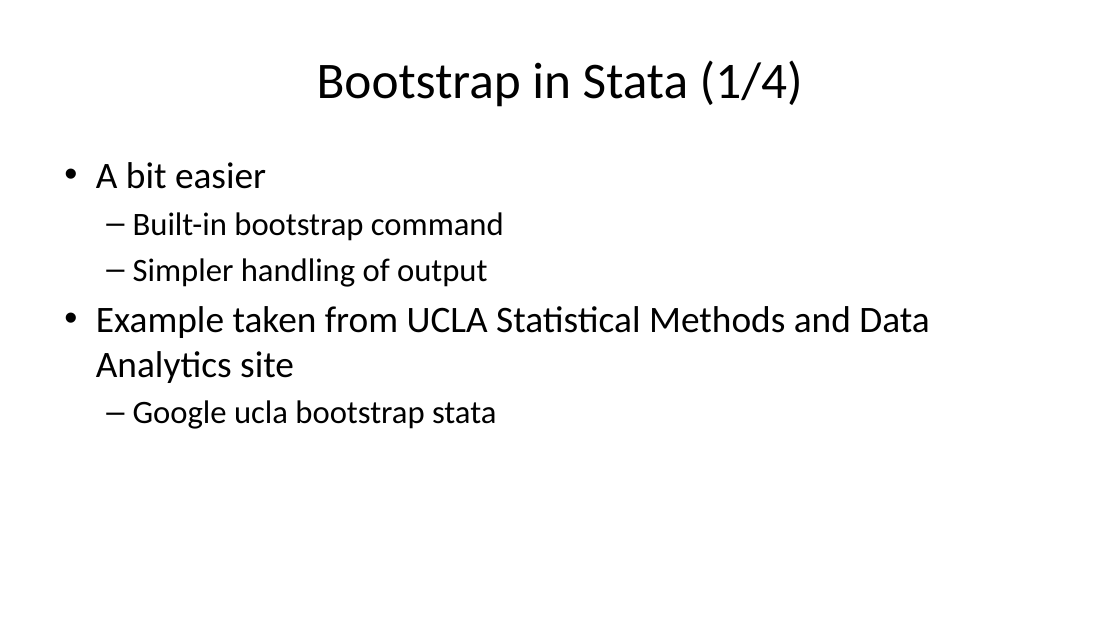
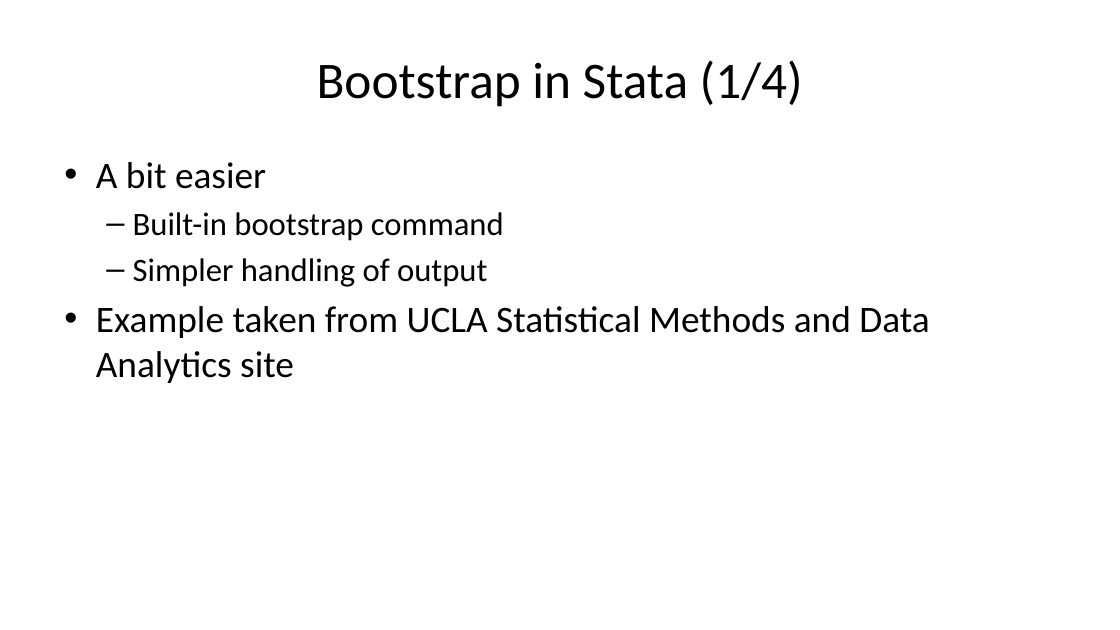
Before and after one commit to pmean/papers-and-presentations, a slide deck: slide 56 of bootstrap/src/bootstrap-slides.pptx (slide 55 before the commit). Drawn at 1120x630 pixels with LibreOffice and Linux fonts; fonts in the diff are those of the drawing. Boxes give left, top, right and bottom in pixels: in the first picture for what was removed or moved away, otherwise in the second. Text is boxed around its words. In the diff, an @@ line names an element or a change of style, - is before the commit and + after.

Commit message:
Working draft of bootstrap slides

```diff
--- a/bootstrap/src/bootstrap-slides.pptx
+++ b/bootstrap/src/bootstrap-slides.pptx
@@ text at (x1=133, y1=400, x2=496, y2=429): paragraph removed @@
-  – Google ucla bootstrap stata
```
Also in this commit, not shown: 27 other slides changed, 2 slides added, 1 other file.
